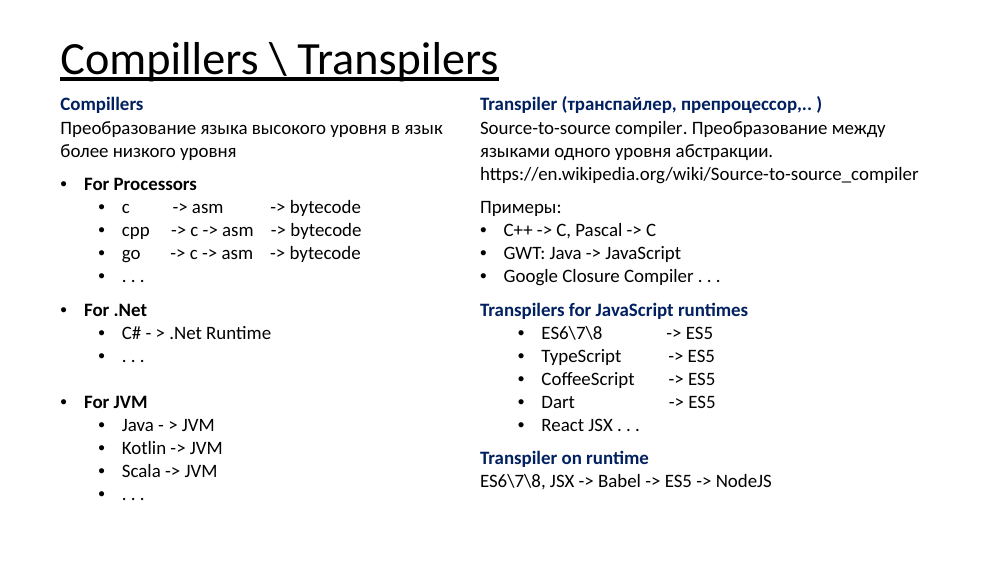
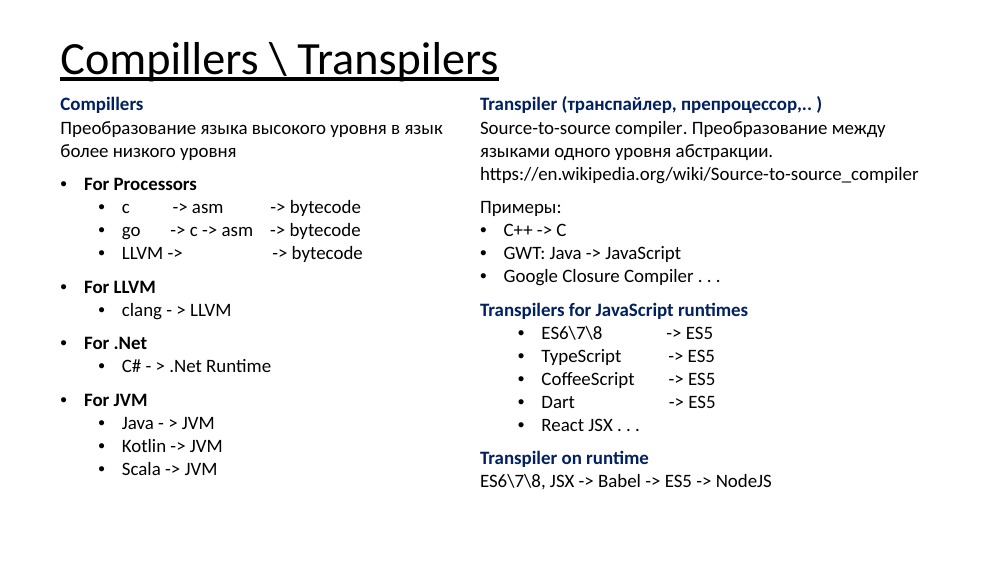
Before and after one commit to asbeseda/graphql-demo, a slide deck: slide 11 of graphql-spring-node.pptx (slide 10 before the commit). Drawn at 1008x567 pixels with LibreOffice and Linux fonts; fonts in the diff are those of the drawing. Boxes give left, top, right and bottom in pixels: in the first picture for what was removed or moved away, otherwise in the second. Text is boxed around its words. In the diff, an @@ line names an element or a change of style, - is before the commit and + after.

```diff
--- a/graphql-spring-node.pptx
+++ b/graphql-spring-node.pptx
@@ table at (53, 89, 958, 510) @@
-row 1, column 1: Compillers / Преобразование языка высокого уровня в язык более низкого уровня / For Processors / c -> asm -> bytecode / cpp -> c -> asm -> bytecode / go -> c -> asm -> bytecode / . . . / For .Net / C# - > .Net Runtime / . . . / For JVM / Java - > JVM / Kotlin -> JVM / Scala -> JVM / . . .
+row 1, column 1: Compillers / Преобразование языка высокого уровня в язык более низкого уровня / For Processors / c -> asm -> bytecode / go -> c -> asm -> bytecode / LLVM -> -> bytecode / For LLVM / clang - > LLVM / For .Net / C# - > .Net Runtime / For JVM / Java - > JVM / Kotlin -> JVM / Scala -> JVM
-row 1, column 2: Transpiler (транспайлер, препроцессор,.. ) / Source-to-source compiler. Преобразование между языками одного уровня абстракции. https://en.wikipedia.org/wiki/Source-to-source_compiler / Примеры: / C++ -> C, Pascal -> C / GWT: Java -> JavaScript / Google Closure Compiler . . . / Transpilers for JavaScript runtimes / ES6\7\8 -> ES5 / TypeScript -> ES5 / CoffeeScript -> ES5 / Dart -> ES5 / React JSX . . . / Transpiler on runtime / ES6\7\8, JSX -> Babel -> ES5 -> NodeJS
+row 1, column 2: Transpiler (транспайлер, препроцессор,.. ) / Source-to-source compiler. Преобразование между языками одного уровня абстракции. https://en.wikipedia.org/wiki/Source-to-source_compiler / Примеры: / C++ -> C / GWT: Java -> JavaScript / Google Closure Compiler . . . / Transpilers for JavaScript runtimes / ES6\7\8 -> ES5 / TypeScript -> ES5 / CoffeeScript -> ES5 / Dart -> ES5 / React JSX . . . / Transpiler on runtime / ES6\7\8, JSX -> Babel -> ES5 -> NodeJS
```
Also in this commit, not shown: 2 slides added.
